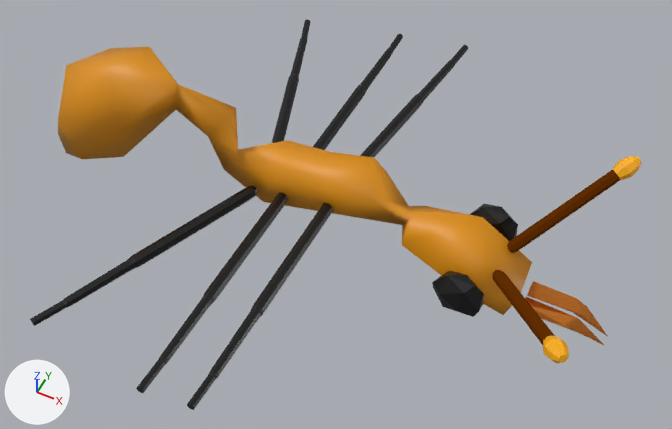
Before and after pictures for a commit that changed the Blender file Assets/Prefabs/AntModels/farmerantEverythingAdded.blend.
The view is the same before and after, from a 50 mm lens placed at (1.99, -3.55, 4.26), pointed at (0.24, -0.06, -0.1). The lights are fixed; the arrows at lower left show +X, +Y and +Z.

In view in the first picture: 'Eyes', 'Leg.001', 'Leg.002', 'Leg.003', 'Leg.004', 'Leg.005', 'Leg.006', 'Leg.007', 'Leg.017', 'Pincer1', 'Pincer1.001', 'Pincer2'.
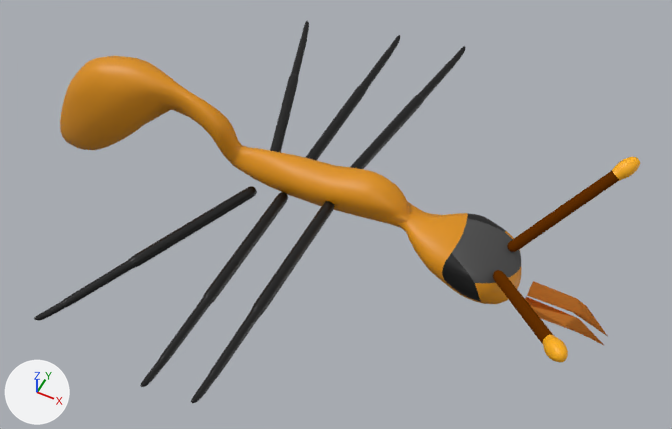
What differs and where, as boxes [x1, y1, x2, y2] in the pictures (672 x 429 px; the box of a moved part takes in the faces that stretch with it):
'Pincer1.001', reshaped, modifiers changed (8% shorter): before [58, 46, 532, 315]; after [60, 56, 521, 304]
'Leg.017', modifiers changed: before [30, 186, 257, 326]; after [34, 186, 257, 320]
'Eyes', hidden (black): before [432, 204, 518, 317]
part 1 of me_cube_003, moved or reshaped: before [58, 47, 177, 159]; after [60, 57, 170, 150]
part 2 of me_cube_003, built on: before [466, 217, 532, 297]; after [442, 213, 521, 302]

The change, as a list of edits to the scene's bpy script:
```text
Add mat_gray:
    mat_gray = principled_material('gray')
    mat_gray.base_color = (0.0685, 0.0685, 0.0685)  # dark grey #4a4a4a
Change me_cube_003:
    used by ob_pincer1_001; location = (0.0, 0.0, 0.0)
    remove me_cube_003.from_pydata(...)  # 1330 vertices, 1328 faces; spans x -2.11..1.54, y -0.37..0.38, z -0.53..0.68
    add me_cube_003.from_pydata(...)  # 1402 vertices, 1400 faces; spans x -2.11..1.54, y -0.37..0.38, z -0.53..0.68
    me_cube_003 part 1: 80 vertices moved from x -1.99..-0.89, y -0.35..0.35, z -0.53..0.67 to x -1.99..-0.89, y -0.31..0.32, z -0.5..0.63
    me_cube_003 part 2: 6 vertices moved from x 1.13..1.39, y -0.34..0.34, z -0.08..0.13 to x 1.13..1.47, y -0.27..0.27, z -0.13..0.19; 15 vertices removed from x 1.04..1.39, y -0.33..0.34, z -0.11..0.11; 87 vertices added at x 1.0..1.47, y -0.36..0.36, z -0.18..0.18
    me_cube_003 part 3: 16 vertices moved from x 0.16, y -0.19..0.19, z -0.14..0.29 to x 0.16, y -0.14..0.15, z -0.09..0.24
    me_cube_003 part 4: 48 faces spanning x -2.11..-2.04, y -0.07..0.07, z -0.5..-0.33 switch from mat_material (orange #e09100) to mat_gray (dark grey #4a4a4a)
    add me_cube_003.materials.append(mat_body)  # black #000000
Change ob_pincer1_001:
    add _m = ob_pincer1_001.modifiers.new('Subdivision', 'SUBSURF')
Change ob_eyes:
    add _m = ob_eyes.modifiers.new('Subdivision', 'SUBSURF')
    add ob_eyes.hide_set(True)
Change ob_leg_017:
    add _m = ob_leg_017.modifiers.new('Subdivision', 'SUBSURF')
```
